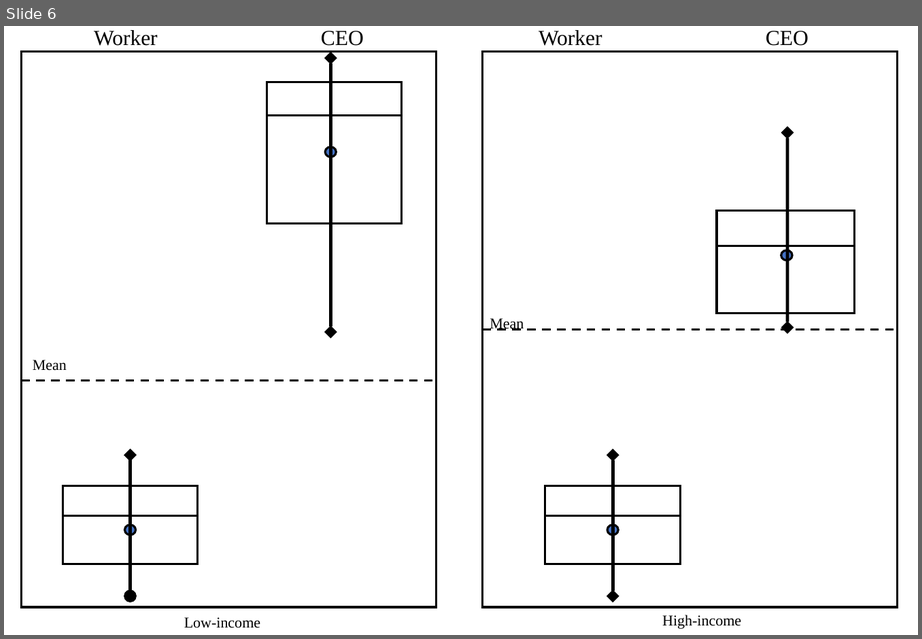
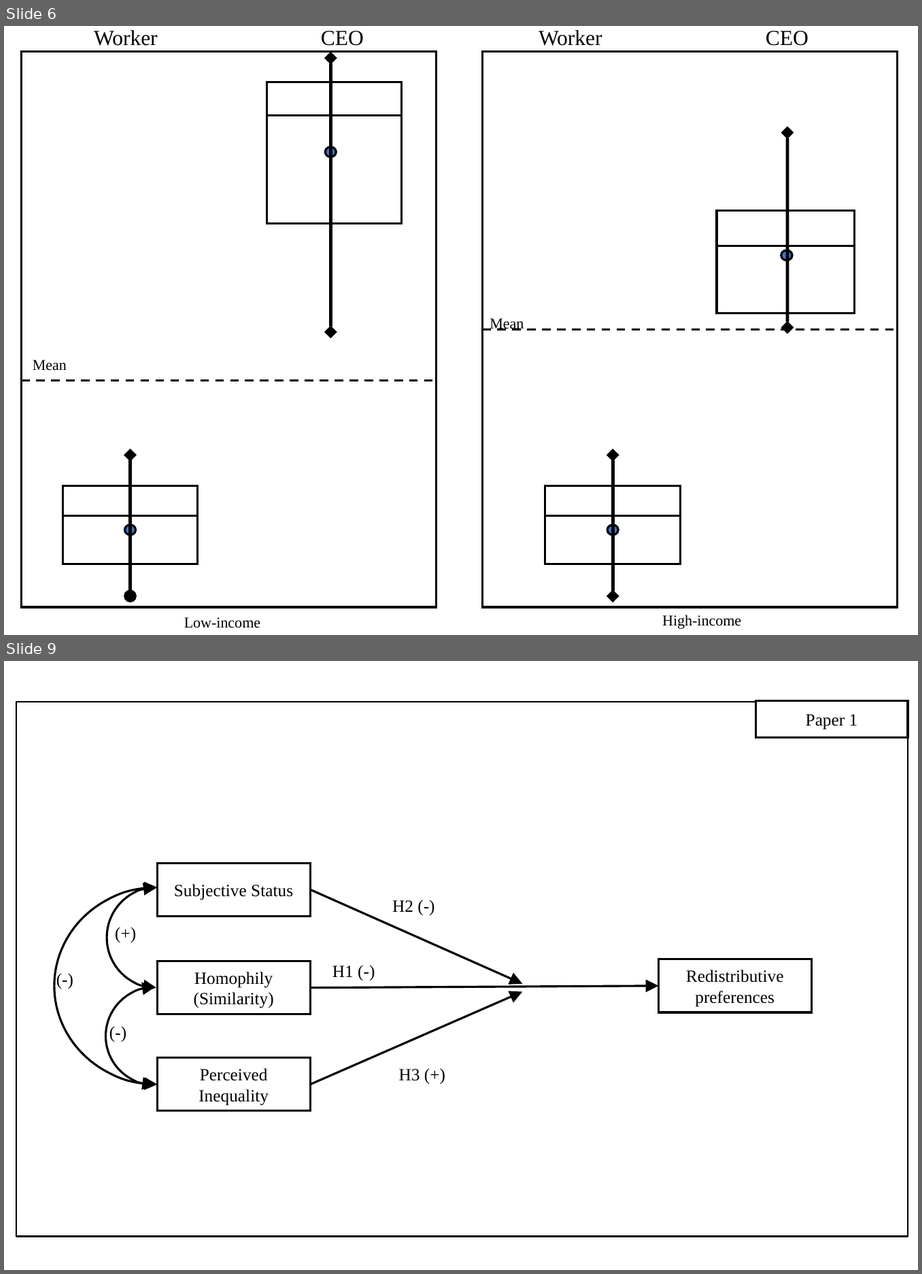
Before and after one commit to phd-bigsss/presentations-phd, a slide deck: proposal-workshop/images/scheme.pptx. Shown one above the other, each under a label of ours: slide 6 before the commit, slides 6 and 9 after it; the slides between them are not shown. The pictures are 922x639 and 922x1274 pixels, drawn with LibreOffice and Linux fonts; fonts in the diff are those of the drawing. Boxes give left, top, right and bottom in pixels: in the first picture for what was removed or moved away, otherwise in the second. Text is boxed around its words. In the diff, an @@ line names an element or a change of style, - is before the commit and + after.

```diff
--- a/proposal-workshop/images/scheme.pptx
+++ b/proposal-workshop/images/scheme.pptx
@@ slide 9 added at (x1=4, y1=661, x2=918, y2=1270), background #FFFFFF @@
@@ rectangle added at (x1=755, y1=701, x2=907, y2=739), fill #FFFFFF, outline #000000 1 pt, 8 pt, text #000000 @@
+Paper 1
@@ rectangle added at (x1=16, y1=702, x2=907, y2=1238), outline #000000 0.75 pt @@
@@ rectangle added at (x1=157, y1=864, x2=310, y2=916), fill #FFFFFF, outline #000000 1 pt, 8 pt, text #000000 @@
+Subjective Status
@@ left bracket added at (x1=55, y1=887, x2=158, y2=1083), outline #000000 1 pt @@
@@ left bracket added at (x1=106, y1=887, x2=156, y2=987), outline #000000 1 pt @@
@@ arrow added from (310, 890) to (522, 984), #000000 1 pt @@
@@ text added at (x1=392, y1=900, x2=413, y2=912), 8 pt, text #000000 @@
+H2 (-)
@@ text added at (x1=100, y1=915, x2=152, y2=952), 8 pt, text #000000 @@
+(+)
@@ text added at (x1=41, y1=961, x2=89, y2=998), 8 pt, text #000000 @@
+(-)
@@ rectangle added at (x1=157, y1=961, x2=310, y2=1013), fill #FFFFFF, outline #000000 1 pt, 8 pt, text #000000 @@
+Homophily
+(Similarity)
@@ text added at (x1=332, y1=966, x2=354, y2=977), 8 pt, text #000000 @@
+H1 (-)
@@ rectangle added at (x1=658, y1=960, x2=811, y2=1012), fill #FFFFFF, outline #000000 1 pt, 8 pt, text #000000 @@
+Redistributive
+preferences
@@ arrow added from (310, 987) to (658, 986), #000000 1 pt @@
@@ left bracket added at (x1=106, y1=987, x2=156, y2=1085), outline #000000 1 pt @@
@@ arrow added from (310, 1085) to (522, 992), #000000 1 pt @@
@@ text added at (x1=94, y1=1013, x2=141, y2=1051), 8 pt, text #000000 @@
+(-)
@@ rectangle added at (x1=157, y1=1057, x2=310, y2=1109), fill #FFFFFF, outline #000000 1 pt, 8 pt, text #000000 @@
+Perceived Inequality
@@ text added at (x1=399, y1=1069, x2=420, y2=1081), 8 pt, text #000000 @@
+H3 (+)
```
Also in this commit, not shown: 1 slide changed, 2 other slides added, 51 other files.
